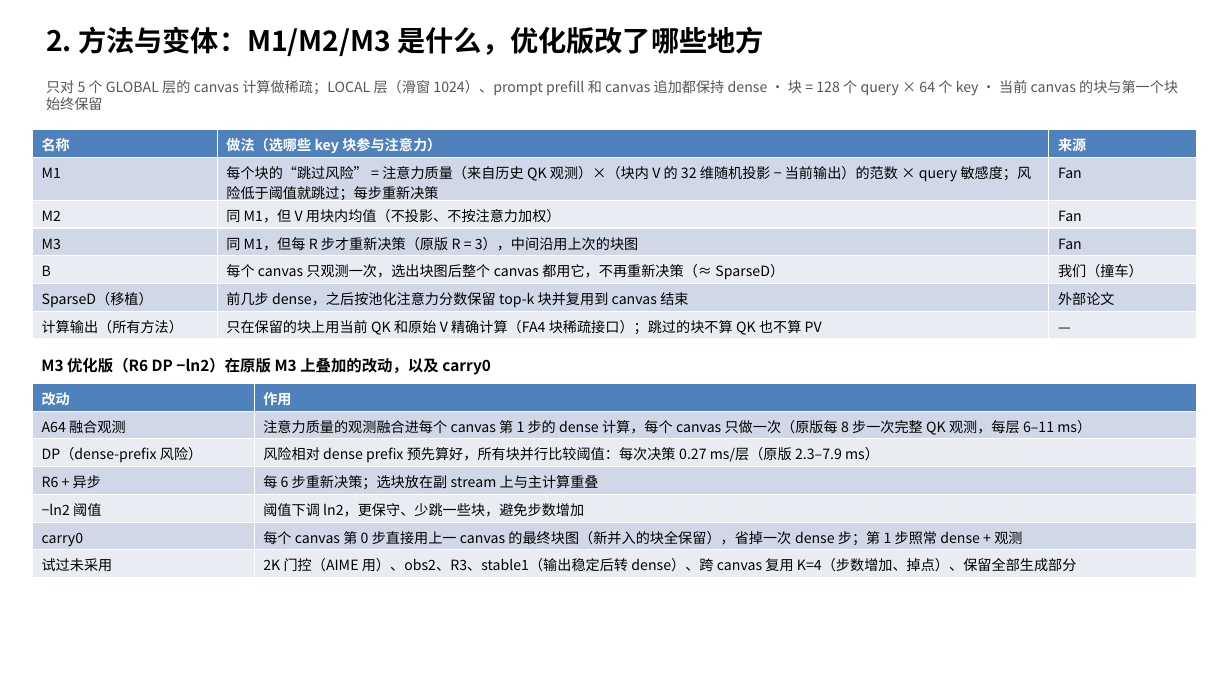
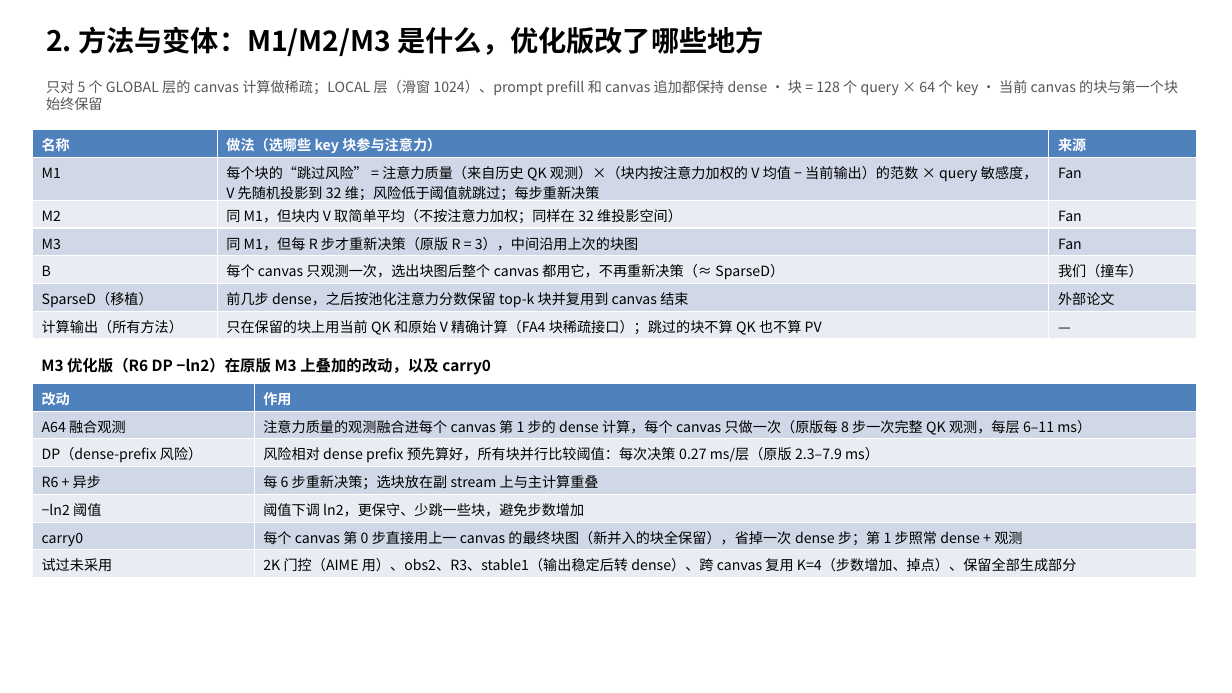
Before and after one commit to JunyuLiao/dlm, a slide deck: slide 3 of results/m1_m2_m3_frontier_v27_20260929/ppt_sample/dlm_sparse_attention_20261001_compact_v2.pptx. Drawn at 1232x693 pixels with LibreOffice and Linux fonts; fonts in the diff are those of the drawing. Boxes give left, top, right and bottom in pixels: in the first picture for what was removed or moved away, otherwise in the second. Text is boxed around its words. In the diff, an @@ line names an element or a change of style, - is before the commit and + after.

```diff
--- a/results/m1_m2_m3_frontier_v27_20260929/ppt_sample/dlm_sparse_attention_20261001_compact_v2.pptx
+++ b/results/m1_m2_m3_frontier_v27_20260929/ppt_sample/dlm_sparse_attention_20261001_compact_v2.pptx
@@ table at (x1=32, y1=129, x2=1197, y2=339) @@
-row 2, column 2: 每个块的“跳过风险” = 注意力质量（来自历史 QK 观测）×（块内 V 的 32 维随机投影 − 当前输出）的范数 × query 敏感度；风险低于阈值就跳过；每步重新决策
+row 2, column 2: 每个块的“跳过风险” = 注意力质量（来自历史 QK 观测）×（块内按注意力加权的 V 均值 − 当前输出）的范数 × query 敏感度，V 先随机投影到 32 维；风险低于阈值就跳过；每步重新决策
-row 3, column 2: 同 M1，但 V 用块内均值（不投影、不按注意力加权）
+row 3, column 2: 同 M1，但块内 V 取简单平均（不按注意力加权；同样在 32 维投影空间）
```
Also in this commit, not shown: 2 other slides changed, 1 other file.
